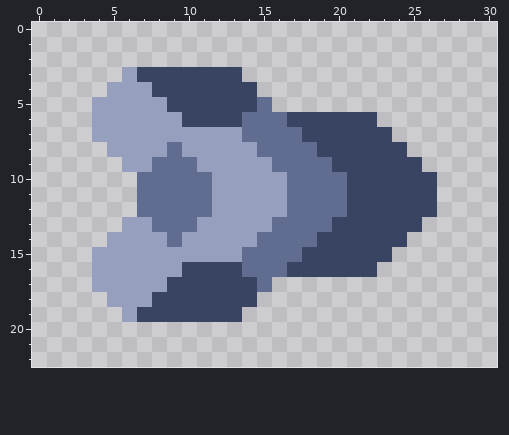
Two states of a pixel-art sprite, sprites/units/core/engineer-leg-base.png. That is the earlier state.
The file is 31x23 pixels.
Now the later version:
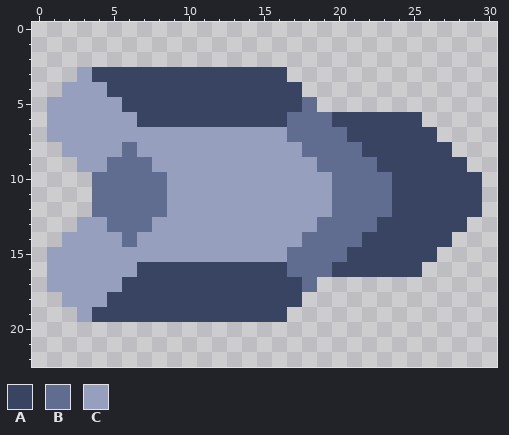
Palette (. is transparent): A #394462  B #606d90  C #96a0be
The author wrote: Longer spooder legs
From old to new:
y 3: x 3..6 ...C -> CAAA; x 14..16 ... -> AAA
y 4: x 2..7 ...CCC -> CCCAAA; x 15..17 ... -> AAA
y 5: x 1..3 ... -> CCC; x 6..8 CCC -> AAA; x 15..18 B... -> AAAB
y 6: x 1..3 ... -> CCC; x 7..9 CCC -> AAA; x 14..19 BBBAAA -> AAABBB; x 23..25 ... -> AAA
y 7: x 1..3 ... -> CCC; x 14..16 BBB -> CCC; x 18..20 AAA -> BBB; x 24..26 ... -> AAA
y 8: x 2..4 ... -> CCC; x 6 C -> B; x 9 B -> C; x 15..17 BBB -> CCC; x 19..21 AAA -> BBB; x 25..27 ... -> AAA
y 9: x 3..10 ...CCBBB -> CCBBBCCC; x 16..18 BBB -> CCC; x 20..22 AAA -> BBB; x 26..28 ... -> AAA
y 10..12: x 4..6 ... -> BBB; x 9..11 BBB -> CCC; x 17..19 BBB -> CCC; x 21..23 AAA -> BBB; x 27..29 ... -> AAA
y 13: x 3..10 ...CCBBB -> CCBBBCCC; x 16..18 BBB -> CCC; x 20..22 AAA -> BBB; x 26..28 ... -> AAA
y 14: x 2..4 ... -> CCC; x 6 C -> B; x 9 B -> C; x 15..17 BBB -> CCC; x 19..21 AAA -> BBB; x 25..27 ... -> AAA
y 15: x 1..3 ... -> CCC; x 14..16 BBB -> CCC; x 18..20 AAA -> BBB; x 24..26 ... -> AAA
y 16: x 1..3 ... -> CCC; x 7..9 CCC -> AAA; x 14..19 BBBAAA -> AAABBB; x 23..25 ... -> AAA
y 17: x 1..3 ... -> CCC; x 6..8 CCC -> AAA; x 15..18 B... -> AAAB
y 18: x 2..7 ...CCC -> CCCAAA; x 15..17 ... -> AAA
y 19: x 3..6 ...C -> CAAA; x 14..16 ... -> AAA
Pixel boxes of the changes (left, top, right, bottom) in both pictures:
changed: (47, 67, 482, 322)
